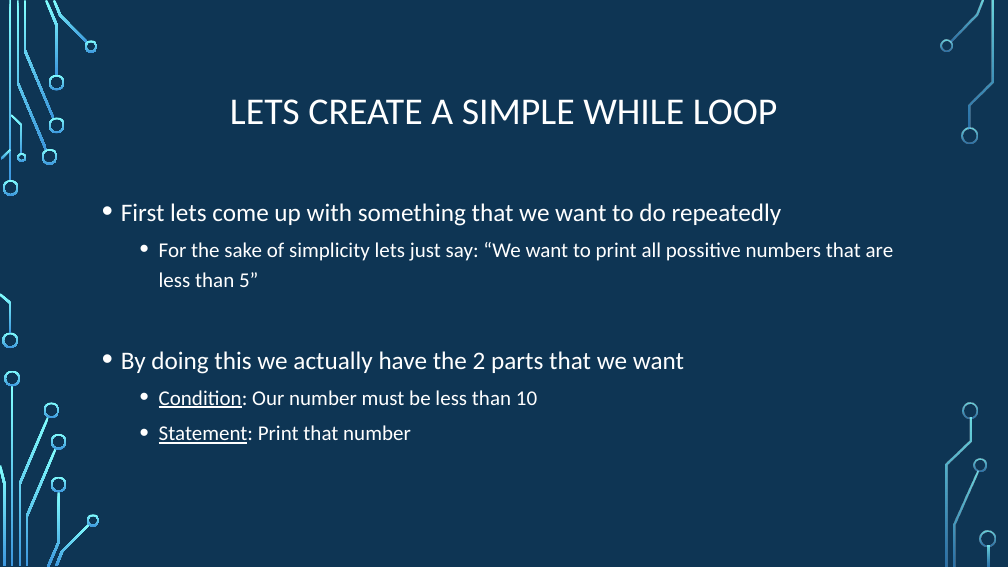
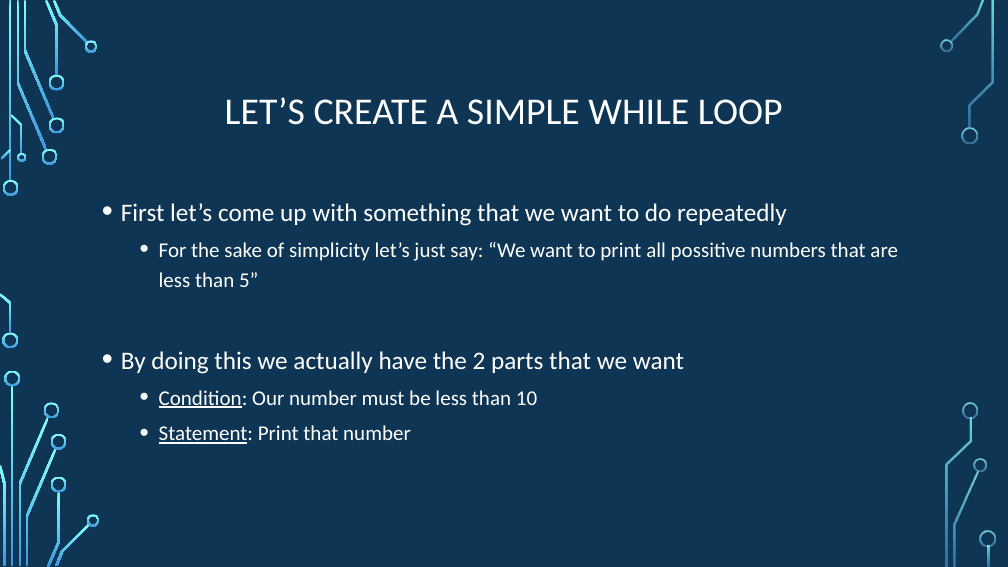
Before and after one commit to psypdt/ZIS_C-_Summer_Course_2019, a slide deck: slide 10 of Day_3/Day_3.pptx. Drawn at 1008x567 pixels with LibreOffice and Linux fonts; fonts in the diff are those of the drawing; background and template pictures are left out. Boxes give left, top, right and bottom in pixels: in the first picture for what was removed or moved away, otherwise in the second. Text is boxed around its words. In the diff, an @@ line names an element or a change of style, - is before the commit and + after.

Commit message:
Update slides

```diff
--- a/Day_3/Day_3.pptx
+++ b/Day_3/Day_3.pptx
@@ title at (x1=225, y1=97, x2=783, y2=125): text changed @@
-LETS CREATE A SIMPLE WHILE LOOP
+LET’S CREATE A SIMPLE WHILE LOOP
@@ text at (x1=121, y1=203, x2=898, y2=287): text changed @@
-• First lets come up with something that we want to do repeatedly
-  • For the sake of simplicity lets just say: “We want to print all possitive numbers that are less than 5”
+• First let’s come up with something that we want to do repeatedly
+  • For the sake of simplicity let’s just say: “We want to print all possitive numbers that are less than 5”
```
Also in this commit, not shown: 7 other slides changed, 18 slides added, 1 other file.
